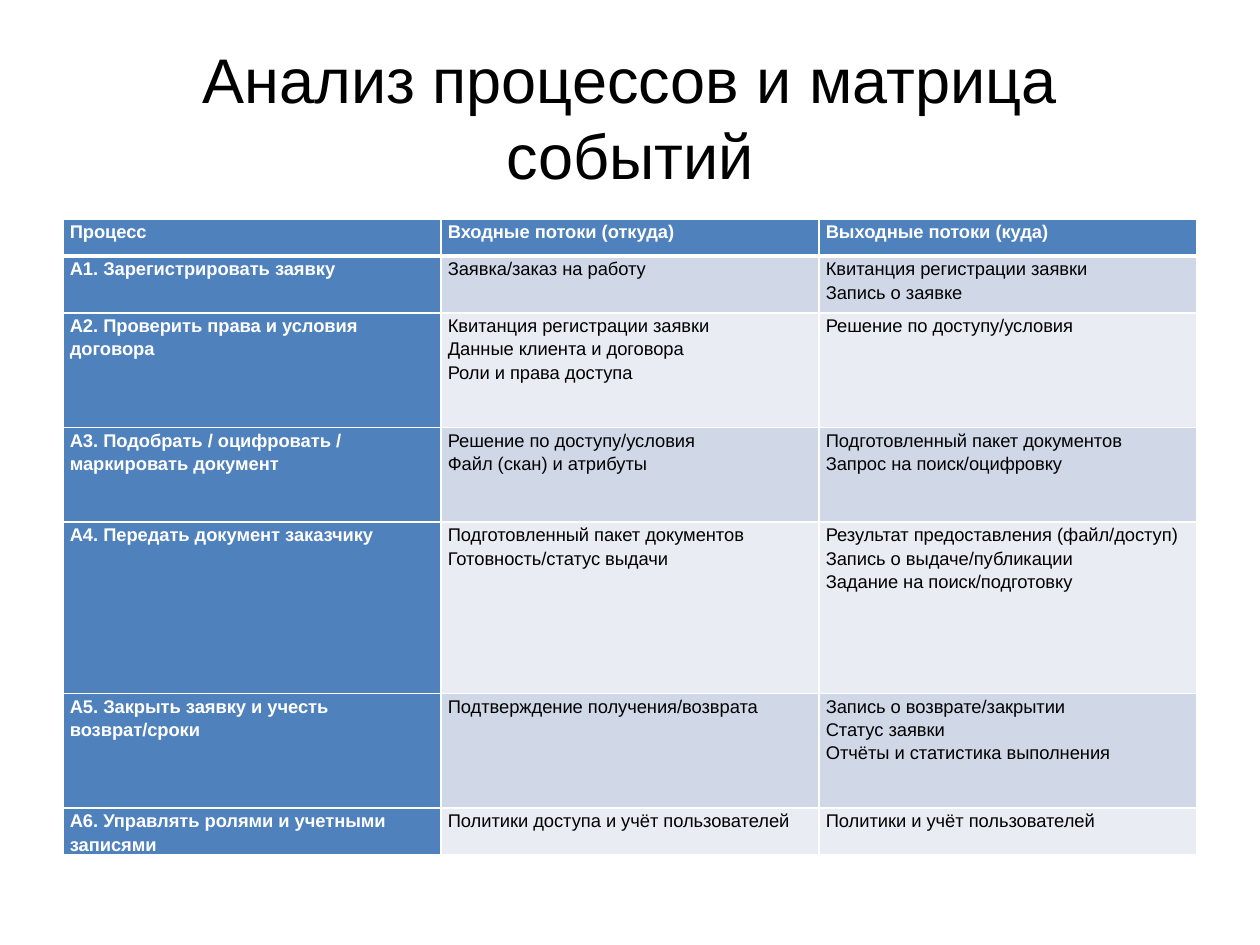
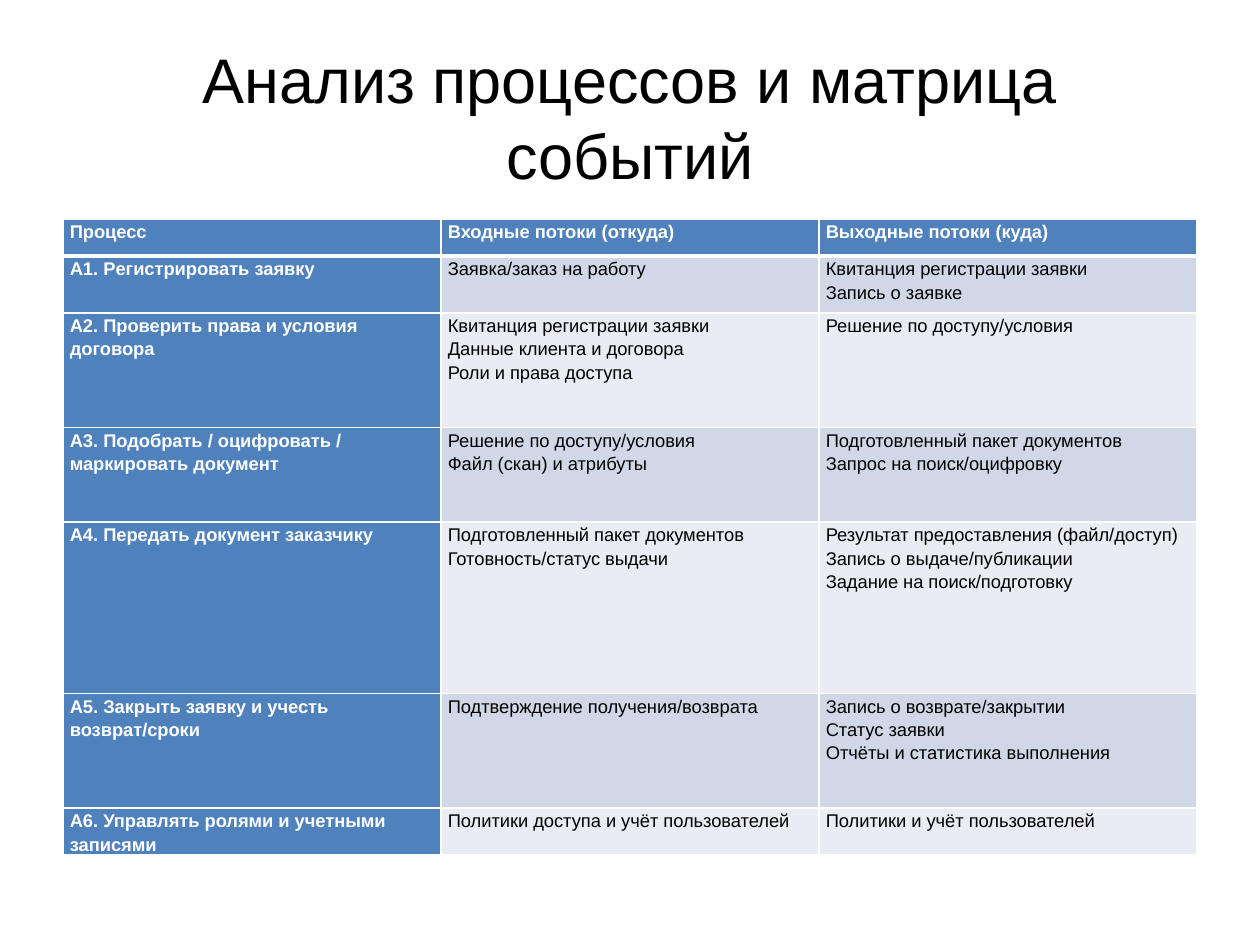
Before and after one commit to marinagovorova/DATABASES_PIn_09.03.03_2025-2026, a slide deck: slide 7 of students/K3241/Marchenko_Vadim/LR_1/Презентация_АИС_Архив_Кнопка_DFD.pptx. Drawn at 1260x945 pixels with LibreOffice and Linux fonts; fonts in the diff are those of the drawing. Boxes give left, top, right and bottom in pixels: in the first picture for what was removed or moved away, otherwise in the second. Text is boxed around its words. In the diff, an @@ line names an element or a change of style, - is before the commit and + after.

```diff
--- a/students/K3241/Marchenko_Vadim/LR_1/Презентация_АИС_Архив_Кнопка_DFD.pptx
+++ b/students/K3241/Marchenko_Vadim/LR_1/Презентация_АИС_Архив_Кнопка_DFD.pptx
@@ table at box(63, 219, 1197, 859) @@
-row 2, column 1: A1. Зарегистрировать заявку
+row 2, column 1: A1. Регистрировать заявку
```
Also in this commit, not shown: 2 other slides changed, 4 other files.
